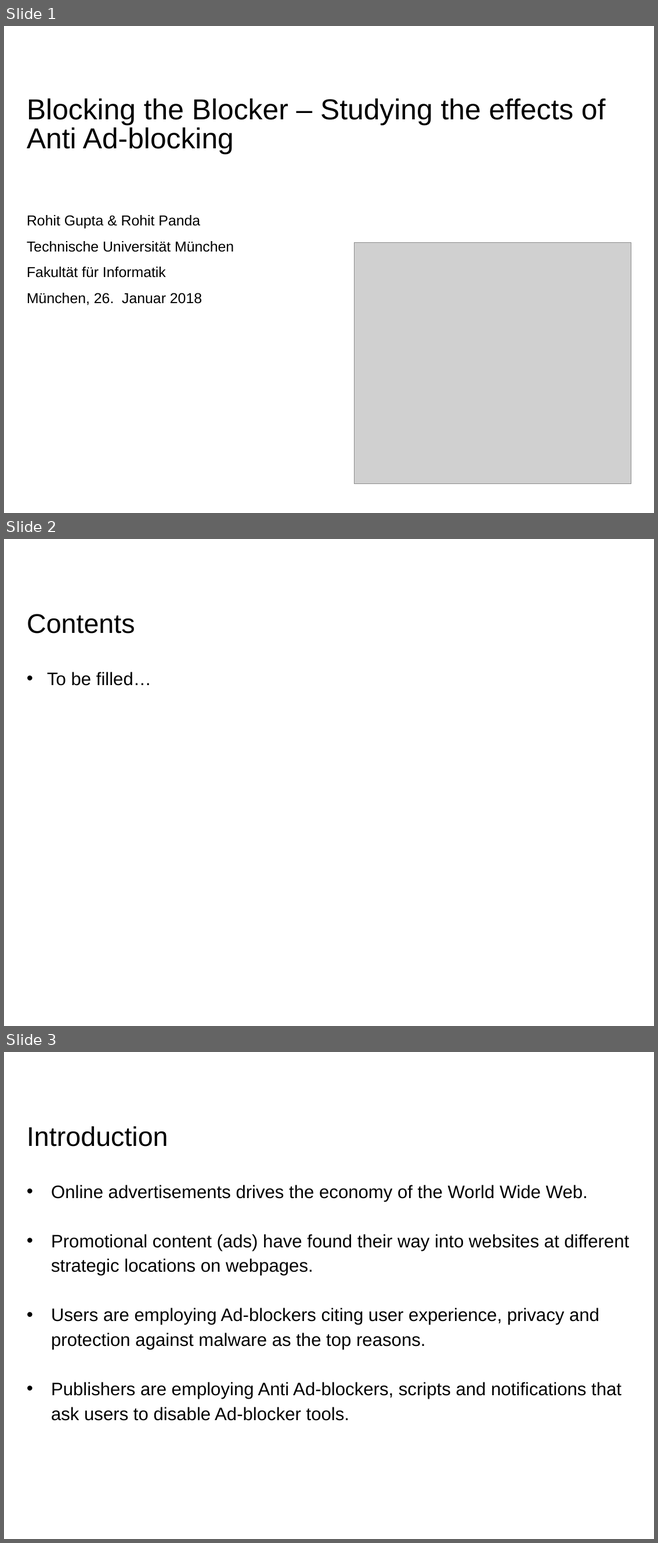
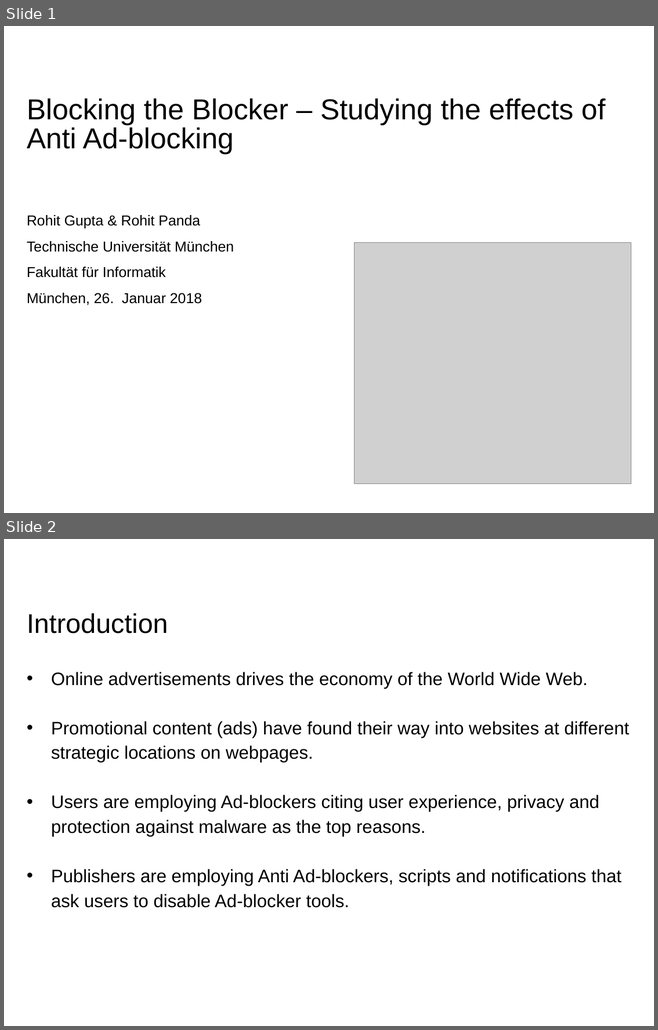
Before and after one commit to RohitPanda/seminar-blocking-adblockers, a slide deck: ppt/Seminar - Rohit & Rohit.pptx. Shown one above the other, each under a label of ours: slides 1, 2 and 3 before the commit, slides 1 and 2 after it. The pictures are 658x1543 and 658x1030 pixels, drawn with LibreOffice and Linux fonts; fonts in the diff are those of the drawing; grey boxes stand for pictures; background and template pictures are left out. Boxes give left, top, right and bottom in pixels: in the first picture for what was removed or moved away, otherwise in the second. Text is boxed around its words. In the diff, an @@ line names an element or a change of style, - is before the commit and + after.

```diff
--- a/ppt/Seminar - Rohit & Rohit.pptx
+++ b/ppt/Seminar - Rohit & Rohit.pptx
@@ slide 2 removed at [4, 539, 654, 1026], background #FFFFFF @@
@@ title removed at [27, 614, 135, 634] @@
-Contents
@@ text removed at [47, 672, 151, 686] @@
-• To be filled…
@@ what was slide 3 is now slide 2 @@
```
Also in this commit, not shown: 10 slides changed, 2 slides added, 2 other files.
